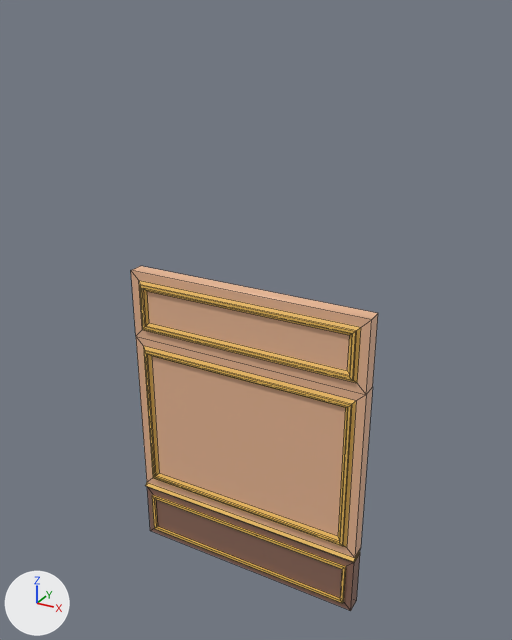
The FBX model Assets/Art/Characters/SM_WallA_4.fbx: old version first, new version second.
The view is the same before and after, from a 50 mm lens placed at (6.82, -8.31, 8.92), pointed at (2.09, 0.29, 4.62). Lighting does not change. The marker at lower left points along +X, +Y and +Z. Mesh edges are drawn as thin lines. Vertices at the same position are counted once.

The scene before the commit, as lines of its bpy script (objects in view):
```python
me_plane = bpy.data.meshes.new('Plane')
me_plane.from_pydata(...)  # 88 vertices, 82 faces; spans x 0.0..4.0, y -0.06..0.25, z 0.0..5.14
# faces by material slot: [16, 8, 58]
me_plane.materials.append(mat_mat_wallpaper)  # beige #e7b592
me_plane.materials.append(mat_mat_wallwood)  # brown #8b6759
me_plane.materials.append(mat_mat_wallaccent)  # orange #e7b857
# before: 60 (4.0, 0.0, 5.14) at pixel (371, 319), 61 (0.0, 0.0, 5.14) at pixel (130, 270), 86 (4.0, 0.25, 5.14) at pixel (378, 313), 87 (0.0, 0.25, 5.14) at pixel (140, 265)
ob_plane = bpy.data.objects.new('Plane', me_plane)
ob_plane.location = (0.0, 0.0, 0.0)
```
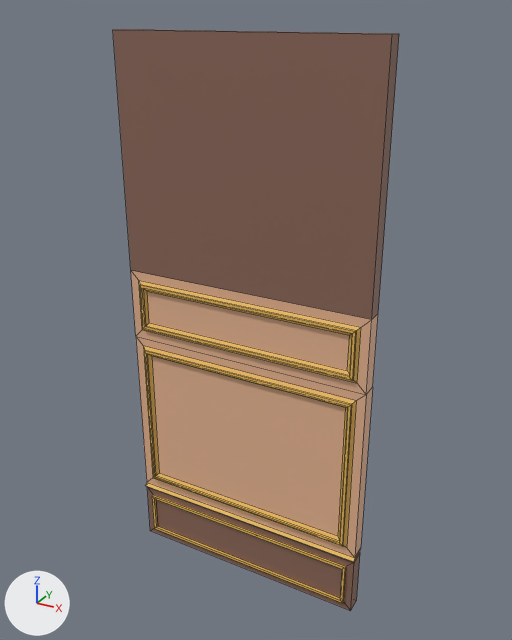
What changed in the scene script:
```text
Change me_plane:
    where me_plane.from_pydata(...)  # 88 vertices, 82 faces; spans x 0.0..4.0, y -0.06..0.25, z 0.0..5.14
    used by ob_plane; location = (0.0, 0.0, 0.0)
    verts and faces of me_plane; kept vertices keep their numbers, new ones are numbered from 88
    me_plane part 1
    add delete_faces([(60, 86, 87, 61)])
    add for new, old in zip([*range(88, 92)], [60, 61, 86, 87]): verts[new] = verts[old] + (0.0, 0.0, 3.51)
    add faces += [(61, 89, 91, 87), (88, 90, 91, 89), (86, 87, 91, 90), (60, 88, 89, 61), (60, 86, 90, 88)]  # mat_mat_wallwood (brown #8b6759)
```

Pixel boxes (x1, y1, x2, y2) of what changed, in the pictures (512 x 640 px):
'Plane', reshaped (16% wider, 68% taller): before (131, 266, 378, 611); after (113, 29, 399, 611)
part 1 of me_plane, built on: before (131, 266, 378, 319); after (113, 29, 399, 319)
